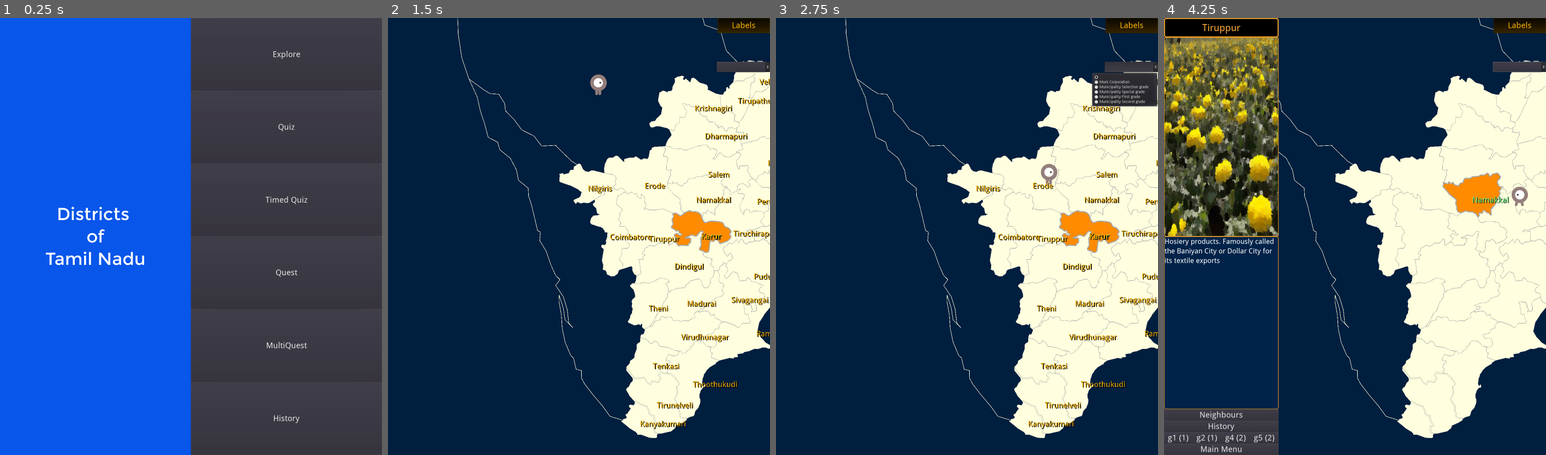
Above: before the commit, frames 1-4 (left to right).
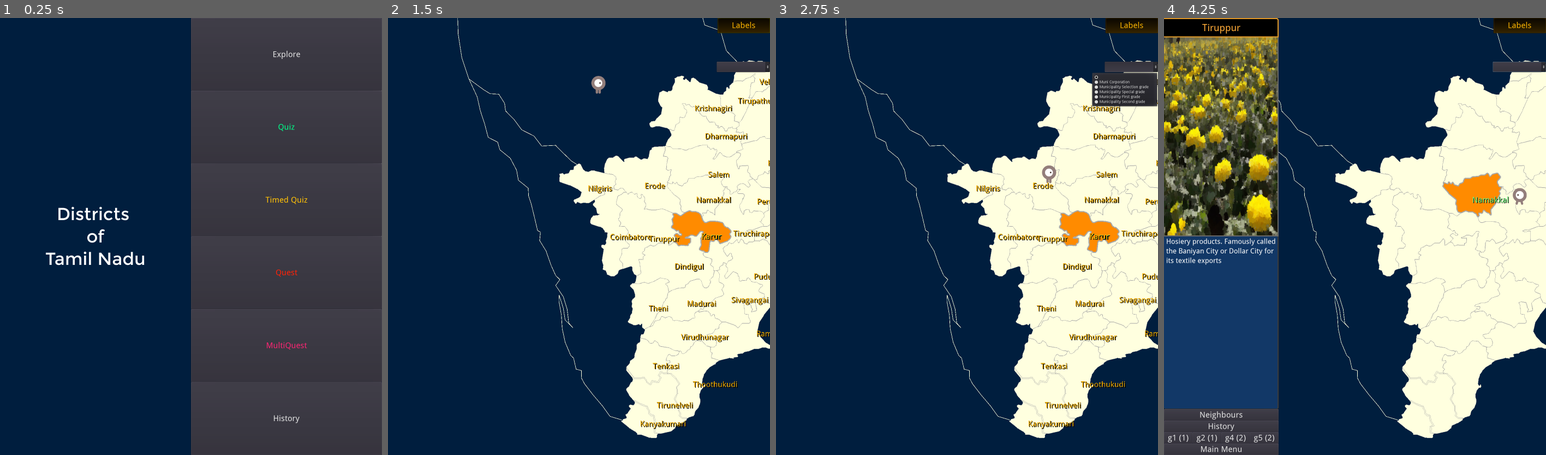
Above: after the commit, the same moments.

Repository: sharun-s/godot-tn
Game: Godot game, scene res://Node2D.tscn
Two runs of this game, one before a commit and one after it. Both use one fixed random seed, a clock stepped at 60 frames per second and the inputs below.
Inputs (mouse positions are in pixels of both pictures, inside the frame that each line leads up to):
- Up to frame 1 (0.25 s): no input
- Up to frame 2 (1.5 s): click "Explore" at 0.5 s; click "Labels" at 1.25 s
- Up to frame 3 (2.75 s): click (1131, 66) at 2 s
- Up to frame 4 (4.25 s): tap Enter at 2.75 s; drag from (1534, 188) to (1435, 170) at 2.77 s; drag from (1366, 188) to (1481, 205) at 3.52 s

The runs differ from the first frame. In frame 1, 50% of the frame differs, in the area x 0-81%, y 0-100%; in frame 2, less than 0.1%; in frame 3, less than 0.1%; in frame 4, 15%.

Commit message:
minor ui tweaks

Diff:
--- a/InfoCenter.gd
+++ b/InfoCenter.gd
@@ -7,14 +7,17 @@
 			"h:The ruins of the Chola capital and the famous Temple here are now a World Heritage site"
 			],
 		Chennai=[
+			"Kasimedu fishing harbour is the largest Fish Auction site in the country moving more than 200 tons of fish a day",
 			"State Capital with 10% of the states population",
-			"Marina Beach",
-			"Center of the Tamil Film Industry nicknamed Kollywood, as most studio were built in the Kodambakkam neighbourhood"],
+			"Marina Beach, India's longest and the Worlds second longest beach is located here",
+			"Center of the Tamil Film Industry nicknamed Kollywood, as most studio were built in the Kodambakkam neighbourhood",
+			"Valluvar Kottam, built in honor of Tamil poet Thiruvalluvar"],
 		Chengalpattu=[
 			'h:World heritage site of 7th century monuments, temples and caves at Mahabalipuram',
 			"Named after the Sengazhuneer poo (Red White Lily) that grows in abundance along the river banks",
 			"h:Mahaballipuram site of some of the earliest Rock Temples and Stone Sculpture that influenced the style of Temple Architecture throughout South India"],
 		Coimbatore=[
+			'G. D. Naidu, known as the Edison of India, was from here. His inventions and entrepreneurship turned the region into a industrial hub',
 			'f:Kalakki meaning to mix is popular street food here (super soft omelet with masala)',
 			'Wet Grinder used for idli/dosa was invented here. More than 800 factories manufacture it and the area has received the GI Tag from Govt of India',
 			'Eastern end of the Palakkad Gap, the lowest pass through the Western Ghats linking Kerala and Tamil Nadu. Also called Kovai',
@@ -25,7 +28,7 @@
 			'c:Nataraja dance at thilai Natyanjali Dance Festival feb march on mahashivratri expand...',
 			'Pichawaram mangrove forests',
 			'Koodalur means confluence in Tamil. It is the place where the Pennaiyar, Kedilam, Paravanar and Uppanaar rivers join',
-			#'Ports, Beaches, fishing villages',
+			'Neyveli Lignite Corporation is located here. The mining and power generation giant was given the Navratna status in 2011',
 			'h:Was known as Naadu Nadu or the middle kingdom betweene Cholas in the South and the Pallavas in the North',
 			"h:Fort St David in Cuddalore was one of the main British trading posts controling their activities in South India in the early 1700. So Cuddalore became the site of multiple wars with the French based 25kms North in Pondicherry",
 			"Silver Beach is one of the longest beaches found on the Coromandel Coast. 2700 people lost their life here during the 2004 Tsunami",
@@ -33,7 +36,8 @@
 			'Pichawaram Mangrove forests'],
 		Dindigul=[
 			'f:Periyakottai Brinjal',
-			"f:the famous Palani Panchamirtham banana, jaggery, cow ghee, honey and cardamom",
+			'Palani Murugan temple located here on the Sivagiri hill, sees 7 million pilgrims a year',
+			"f:the famous Palani temples Panchamirtham, sweet made of 5 ingredients- banana, jaggery, cow ghee, honey and cardamom",
 			"Kodaikanal Malai Poondu (Hill Garlic) known for its medicinal properties and long shelf life has been given a GI Tag",
 			'Kodaikanal, in tamil translates to The Gift of the Forest, is very popular hillstation located here',
 			'Palani Hills part of Western Ghats lies within this district. Its where the famous Liril commercial was shot'],
@@ -46,7 +50,7 @@
 			"Turmeric or Manjal from here is known for its unique color. The area is the 2nd largest Tumeric market in India) and major exporter",
 			"Jamakkalam Carpets and Blankets made by the weavers of Bhavani are world famous for their patterns",
 			"Agri powerhouse due to rivers and dams",
-			"Sathyamangalam Tiger Reserve 83 tigers and 111 Leopards"
+			"Sathyamangalam Tiger Reserve home to 83 tigers and 111 Leopards"
 		],
 		Kanyakumari=[
 			'On the UN Human Development Index this district comes first within the state',
@@ -151,6 +155,7 @@
 			"In 1964 a cyclone hit Pamban Island with 25 ft waves washing away the town of Danushkodi. Today the remain of the ghost town are a tourist attraction."
 		],
 		Salem=[
+			'The World best Magnesite deposits are found here in the Chalk Hills',
 			'Silver anklets or kolasu make up 60% of silver ornaments sold in India',
 			'Silk Saree weavers of Panjukalipatti',
 			'f:Essence Dosa',
@@ -177,7 +182,7 @@
 			'The Meghamalai range also called the High Wavy Mountains',
 			'Meghamalai Wildlife Sanctuary'],
 		Tiruvarur=[
-			'c:Somaskanda iconography - Idols depict Murugan with Shiva and Parvathi',
+			'c:Somaskanda art - In a style unique to the area Murugan is depicted surrounded by Shiva and Parvathi',
 			'c:Thyagaraja Temple Chariot found here stands 96 feet tall',
 			'p:Birthplace of Saint Thyagaraja, the composer of Carnatic music'
 		],
@@ -204,9 +209,12 @@
 			"p:Agastyamalai mountain is a popular pilgrimage site to Sage Agastya considered father of the Tamil Language",
 			"Kalakkad Mundanthurai Tiger Reserve (KMTR) wildlife include Lion tailed Macaques, Elephants, Tigers, Peacock, Nilgiri Langur, Gaur amd Leopards"],
 		Tiruvannamalai=[
-			"Arunachala hill, deepam festival",
+			"the famous Karthigai Deepam festival is held here, a 10 foot tall lamp is lit at the top of the Arunachala hill",
 			"Arni silk production",
-			"Largest Rice producers"
+			"Largest Rice producers",
+			"Pilgrims come here to do a 14 km walk around the Arunachala hill, a practice called Girivalam",
+			"Arunachaleswara temple, its huge eastern Gopuram is 217 feet tall,  built by Emporer Krishna Deva Raya in 1516",
+			"Sathanur Dam is located here, with its popular crocodile park and fish farms",
 		],
 		Tiruvallur=[
 			'p:Sarvepalli Radhakrishnan, the Second President of India, was born here in Tiruttani.',
@@ -229,6 +237,7 @@
 			"Half of Indias knitwear, innerwear exports to global brand names comes from here employing more than a 11 lak people",
 			"Coins from 2000 years ago found here in Kodumanal, indicate cotton trade route with Rome"],
 		Tirupathur=[
+			'Vermiculite deposits and mining. The mineral is used in insulators, ceramics and agriculure',
 			'The Vainu Bappu Observatory one of the main centers of Indian Astronomy',
 			'Surrounded by the Javadhu and Yelagiri Hills known for rivers, waterfalls and sandal wood trees'
 			],
--- a/InfoCenter.tscn
+++ b/InfoCenter.tscn
@@ -9,15 +9,11 @@
 content_margin_top = 14.0
 content_margin_bottom = 14.0
 bg_color = Color( 0, 0, 0, 1 )
-border_width_left = 4
 border_width_top = 4
 border_width_right = 4
 border_width_bottom = 4
 border_color = Color( 0.909804, 0.619608, 0.168627, 1 )
-corner_radius_top_left = 8
 corner_radius_top_right = 8
-corner_radius_bottom_right = 8
-corner_radius_bottom_left = 8
 corner_detail = 4
 
 [sub_resource type="DynamicFont" id=2]
@@ -26,27 +22,19 @@
 
 [sub_resource type="StyleBoxFlat" id=3]
 bg_color = Color( 0, 0, 0, 1 )
-border_width_left = 2
-border_width_top = 2
-border_width_right = 2
+border_width_right = 4
+border_width_bottom = 4
+border_color = Color( 0.419608, 0.411765, 0.403922, 1 )
+
+[sub_resource type="StyleBoxFlat" id=4]
+content_margin_left = 8.0
+content_margin_top = 2.0
+bg_color = Color( 0.0745098, 0.223529, 0.407843, 1 )
+border_width_right = 4
 border_width_bottom = 2
-border_color = Color( 0.909804, 0.619608, 0.168627, 1 )
-corner_radius_top_left = 4
-corner_radius_top_right = 4
-corner_radius_bottom_right = 4
-corner_radius_bottom_left = 4
-
-[sub_resource type="StyleBoxFlat" id=4]
-bg_color = Color( 0.00784314, 0.137255, 0.290196, 1 )
-border_width_left = 2
-border_width_top = 2
-border_width_right = 2
-border_width_bottom = 2
-border_color = Color( 0.909804, 0.619608, 0.168627, 1 )
-corner_radius_top_left = 8
-corner_radius_top_right = 8
-corner_radius_bottom_right = 8
-corner_radius_bottom_left = 8
+border_color = Color( 0.239216, 0.235294, 0.231373, 1 )
+corner_radius_bottom_right = 6
+corner_radius_bottom_left = 6
 
 [sub_resource type="DynamicFont" id=5]
 size = 26
@@ -120,10 +108,8 @@
 custom_styles/panel = SubResource( 3 )
 
 [node name="imgbox" type="TextureRect" parent="VBoxContainer/PanelContainer"]
-margin_left = 2.0
-margin_top = 2.0
-margin_right = 1398.0
-margin_bottom = 831.0
+margin_right = 1396.0
+margin_bottom = 829.0
 size_flags_horizontal = 3
 size_flags_vertical = 3
 expand = true
--- a/Munis.gd
+++ b/Munis.gd
@@ -177,7 +177,7 @@
 	var f=load("res://DroidSans.ttf")
 	df=DynamicFont.new()
 	df.font_data=f
-	df.size=36
+	df.size=40
 
 var locationcache={}
 var stats={}
@@ -199,19 +199,21 @@
 var district=''
 
 func _draw():
+	if district=='':
+		return
 	if district == 'all':
 		for i in munis:
 			if i.kind==mtype:
 				var p=locationcache[i.name] #latlngToScreenXY(i.x, i.y)
-				draw_string(df, p+Vector2(15, 0), i.name, Color.red)
-				draw_circle(p, 10, Color.green)
+				draw_string(df, p+Vector2(15, 0), i.name, 'f92672')
+				draw_circle(p, 6, 'ff2207')
 	else:
 		for i in munis:
 			#print(i.name, ' ', i.x,' ', i.y)
 			if i.kind==mtype and i.d == district:
 				var p=locationcache[i.name] #latlngToScreenXY(i.x, i.y)
-				draw_string(df, p+Vector2(15, 0), i.name, Color.red)
-				draw_circle(p, 10, Color.green)
+				draw_string(df, p+Vector2(15, 0), i.name, 'f92672')
+				draw_circle(p, 6, 'ff2207')
 
 
 func _on_InfoBox_muni_pressed(d, munitype):
--- a/Node2D.tscn
+++ b/Node2D.tscn
@@ -56,7 +56,7 @@
 font_data = ExtResource( 3 )
 
 [sub_resource type="StyleBoxFlat" id=9]
-bg_color = Color( 0.0352941, 0.341176, 0.921569, 1 )
+bg_color = Color( 0, 0.121569, 0.247059, 1 )
 
 [sub_resource type="DynamicFont" id=10]
 size = 64
@@ -105,6 +105,7 @@
 }
 
 [node name="Labels" type="Button" parent="HUD"]
+visible = false
 anchor_left = 1.0
 anchor_right = 1.0
 margin_left = -192.0
@@ -117,6 +118,7 @@
 }
 
 [node name="LabelCities" type="OptionButton" parent="HUD"]
+visible = false
 anchor_left = 1.0
 anchor_top = 0.1
 anchor_right = 1.0
@@ -212,6 +214,7 @@
 margin_bottom = 633.0
 size_flags_vertical = 3
 custom_fonts/font = SubResource( 5 )
+custom_colors/font_color = Color( 0, 0.992157, 0.533333, 1 )
 text = "Quiz"
 __meta__ = {
 "_edit_use_anchors_": false
@@ -223,6 +226,7 @@
 margin_bottom = 949.0
 size_flags_vertical = 3
 custom_fonts/font = SubResource( 5 )
+custom_colors/font_color = Color( 1, 0.756863, 0.027451, 1 )
 text = "Timed Quiz"
 __meta__ = {
 "_edit_use_anchors_": false
@@ -234,6 +238,7 @@
 margin_bottom = 1266.0
 size_flags_vertical = 3
 custom_fonts/font = SubResource( 5 )
+custom_colors/font_color = Color( 1, 0.133333, 0.027451, 1 )
 text = "Quest"
 __meta__ = {
 "_edit_use_anchors_": false
@@ -245,6 +250,7 @@
 margin_bottom = 1583.0
 size_flags_vertical = 3
 custom_fonts/font = SubResource( 5 )
+custom_colors/font_color = Color( 0.976471, 0.14902, 0.447059, 1 )
 text = "MultiQuest"
 __meta__ = {
 "_edit_use_anchors_": false
@@ -268,11 +274,12 @@
 
 [node name="Gopal" parent="." instance=ExtResource( 6 )]
 visible = false
-scale = Vector2( 1.4, 1.4 )
+scale = Vector2( 1.2, 1.2 )
 
 [node name="Munis" type="Node2D" parent="."]
 visible = false
-position = Vector2( 25, 120 )
+position = Vector2( 35, 115 )
+scale = Vector2( 0.99, 0.94 )
 z_index = 2
 script = ExtResource( 8 )
 
@@ -289,7 +296,7 @@
 [connection signal="subject_quests_ready" from="HUD/Grid" to="HUD/QMenu" method="_on_subject_quests_ready"]
 [connection signal="selected" from="HUD/QMenu" to="." method="quest_selected"]
 [connection signal="pressed" from="HUD/StartScreen/B/Explore" to="." method="_on_Explore_pressed"]
-[connection signal="pressed" from="HUD/StartScreen/B/Quiz" to="." method="_on_Button_pressed"]
+[connection signal="pressed" from="HUD/StartScreen/B/Quiz" to="." method="_on_Quiz_pressed"]
 [connection signal="pressed" from="HUD/StartScreen/B/Timed" to="." method="_on_Timed_pressed"]
 [connection signal="pressed" from="HUD/StartScreen/B/Quest" to="." method="_on_Quest_pressed"]
 [connection signal="pressed" from="HUD/StartScreen/B/Quest2" to="." method="subjectQuest"]
--- a/TN.gd
+++ b/TN.gd
@@ -195,7 +195,7 @@
 		borderpath.width=2
 	add_child(borderpath)
 
-func addstatepoly(b, nm='x'):
+func addstatepoly(b, _nm='x'):
 	var t:=Transform2D()
 	t=t.scaled(Vector2(8,8))
 	t.origin=Vector2(-620,-430)# magic bs use standard geojson
@@ -444,7 +444,6 @@
 				#timed_msg('[pulse freq=5][color=#ffcc55]Not bad! \nYou scored '+str(score)+' / '+str(turns)+'[/color][/pulse]',2, 8, Color.orangered)
 				timed_msg('Not bad! \nYou scored '+str(score)+' / '+str(turns),2.5)
 			yield($Timer, "timeout")
-			$HUD/Labels.hide()
 			challenges_completed.clear()
 			game_over()
 	elif game_in_progress==2:
@@ -452,10 +451,12 @@
 		pass
 	elif game_in_progress==3:
 		#quest
+		#if !moving:
 		gotoDistrict()
 	else:
 		#get_tree().set_group("dlabels", "visible", false)
 		#check if path has anything and move
+		#if !moving:
 		gotoDistrict()
 
 #deselect district if one is already selected before selecting new one
@@ -526,12 +527,11 @@
 					draw_line(poly[i-1]+center_at, poly[i]+center_at, border_color, border_width_highlight )
 				draw_line(poly[cnt-1]+center_at, poly[0]+center_at, border_color, border_width_highlight )
 
-func _on_Button_pressed():
+func _on_Quiz_pressed():
 	reset()
 	game_in_progress=1
 	$HUD/Score.text=str(score)
 	$HUD/Score.visible=true
-	$HUD/Labels.hide()
 	timed_msg("[pulse color=#22ff44 height=-10 freq=10]You have 10 turns\n Find the Districts![/pulse]",2)
 	yield($Timer,"timeout")
 	timedquiz=false
@@ -553,6 +553,8 @@
 	deselect()
 	path.clear()
 	seconds=0
+	$HUD/Labels.hide()
+	$HUD/LabelCities.hide()
 	#borders(true)
 	#game_in_progress=0
 	$HUD/Timeline.bbcode_text=''
@@ -607,9 +609,10 @@
 		deselect()
 		$Label.text=''
 		get_tree().set_group("dlabels","visible",false)
-
+#var moving:=false
 func gotoDistrict():
 	disableui()
+	#moving=true
 	var current
 	var distance
 	var time
@@ -623,12 +626,10 @@
 		var direction=$Gopal.position.direction_to(gpos)
 		$Gopal.velocity=direction
 		time=distance/$Gopal.speed
-		#if OS.get_name()=='Android':
-		#	tw.interpolate_property($Gopal,"position",$Gopal.position,gpos,0.2)
-		#else:
 		tw.interpolate_property($Gopal,"position",$Gopal.position,gpos,time)
 		tw.start()
 		var x=yield(tw, 'tween_completed')
+		#moving=false
 		showinfo(current)
 	$Gopal.velocity=Vector2(0,0)
 	$Gopal.initiated_by_code=false
@@ -787,7 +788,6 @@
 			# using karur as proxy center
 			old=[{node=get_node('Karur'),loc=center('Karur')}] #d['Karur']}]
 			newlist=[]
-			$HUD/Labels.hide()
 			$HUD/Score.visible=true
 			$HUD/Score.text=years[current_year].substr(0,4)
 			$HUD/Timeline.bbcode_text='[color=yellow]'+years[current_year]+'[/color]'
@@ -817,7 +817,6 @@
 					#	print('not freeing', tmpx.name)
 				current_year=0
 				$HUD/Score.visible=false
-				$HUD/Labels.show()
 				get_tree().call_group('1956',"hide")
 				#$HUD/Learn.text='History'
 			borders(true)
@@ -887,6 +886,8 @@
 func _on_Quest_pressed():
 	disableui()
 	$Gopal.show()
+	$HUD/Labels.show()
+	#$HUD/LabelCities.show()
 	if selected_district!='':
 		deselect()
 		$Label.text=''
@@ -927,7 +928,6 @@
 func _on_Timed_pressed():
 	reset()
 	game_in_progress=1
-	$HUD/Labels.hide()
 	$HUD/Score.text=str(score)
 	$HUD/Score.visible=true
 	timed_msg("[pulse color=#44dd22 height=-15 freq=5]You have 10 turns\n Find the Districts![/pulse]",2)
@@ -1011,6 +1011,7 @@
 func subjectQuest():
 	disableui()
 	$Gopal.show()
+	$HUD/Labels.show()
 	if selected_district!='':
 		deselect()
 		$Label.text=''
@@ -1019,6 +1020,8 @@
 
 func _on_Explore_pressed():
 	$Gopal.show()
+	$HUD/Labels.show()
+	$HUD/LabelCities.show()
 	var randstartidx=rng.randi_range(0,d.size()-1)
 	var startat = d.keys()[randstartidx]
 	path.append(startat)
